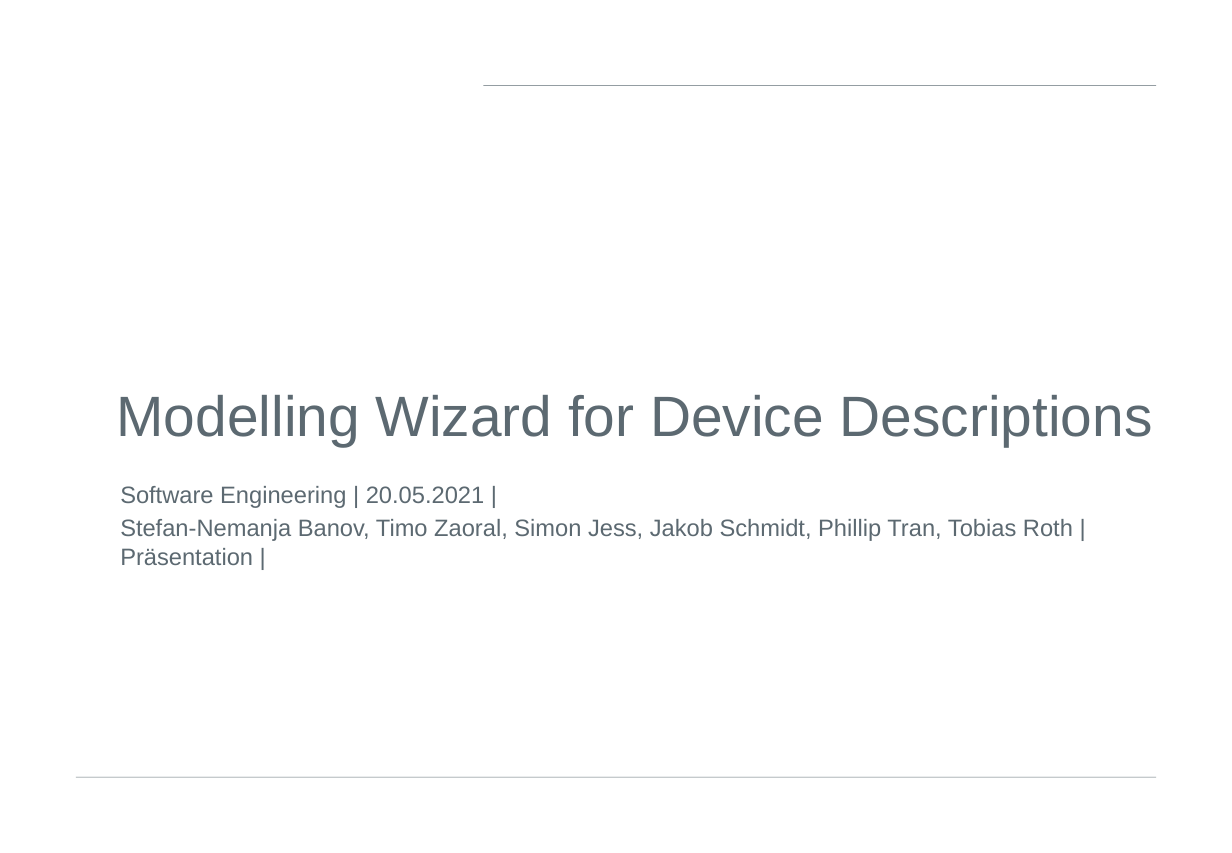
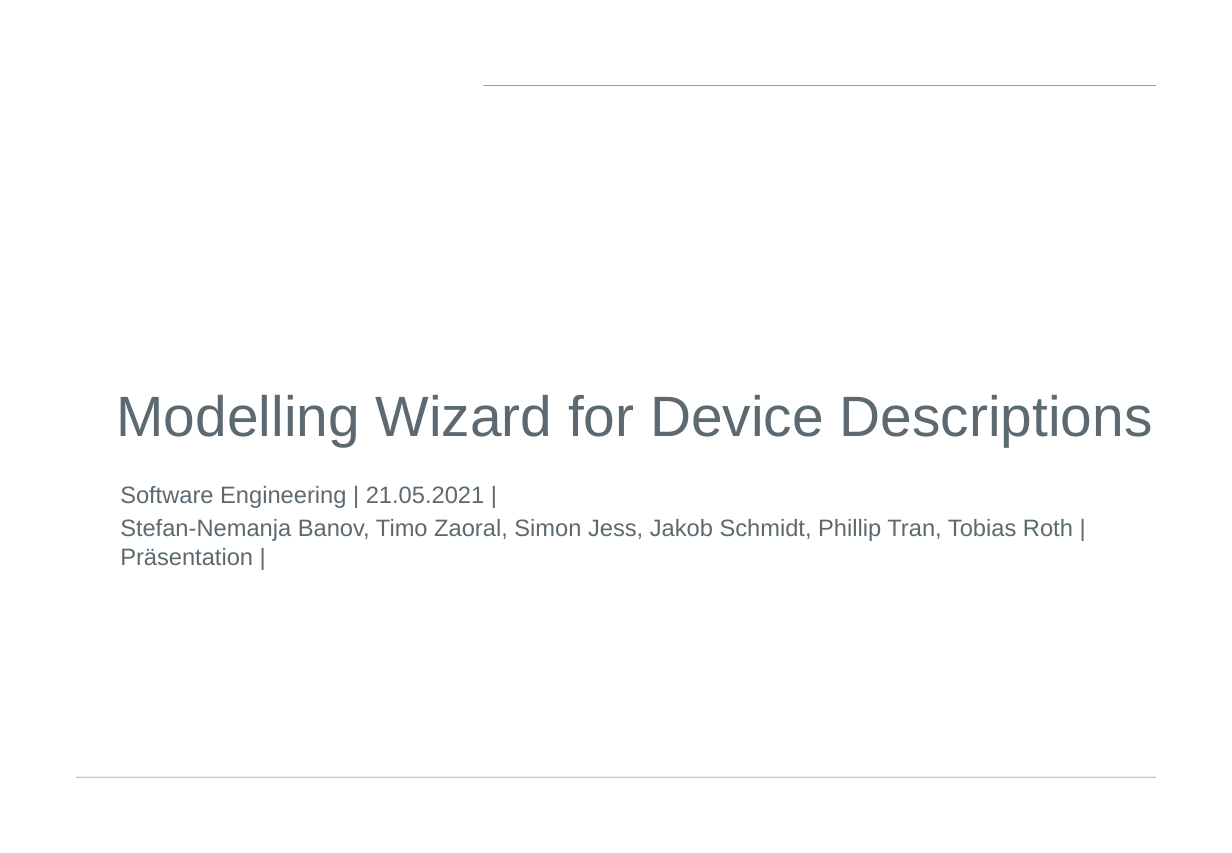
Before and after one commit to DekaAthlos/TINF19C-ModellingWizard, a slide deck: slide 1 of Projektleiter/Prasentation_4.Semester.pptx. Drawn at 1232x853 pixels with LibreOffice and Linux fonts; fonts in the diff are those of the drawing; background and template pictures are left out. Boxes give left, top, right and bottom in pixels: in the first picture for what was removed or moved away, otherwise in the second. Text is boxed around its words. In the diff, an @@ line names an element or a change of style, - is before the commit and + after.

```diff
--- a/Projektleiter/Prasentation_4.Semester.pptx
+++ b/Projektleiter/Prasentation_4.Semester.pptx
@@ subtitle at (x1=120, y1=486, x2=484, y2=508): text changed @@
-Software Engineering | 20.05.2021 |
+Software Engineering | 21.05.2021 |
```
Also in this commit, not shown: 13 other slides changed, 1 other file.
